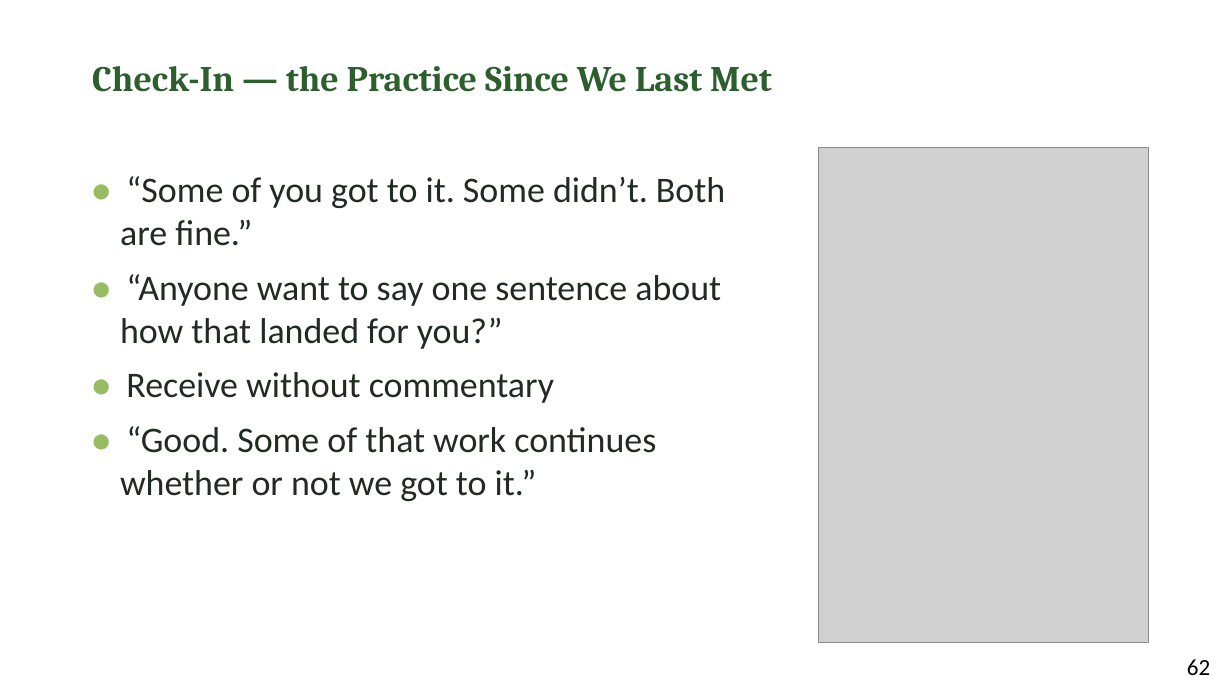
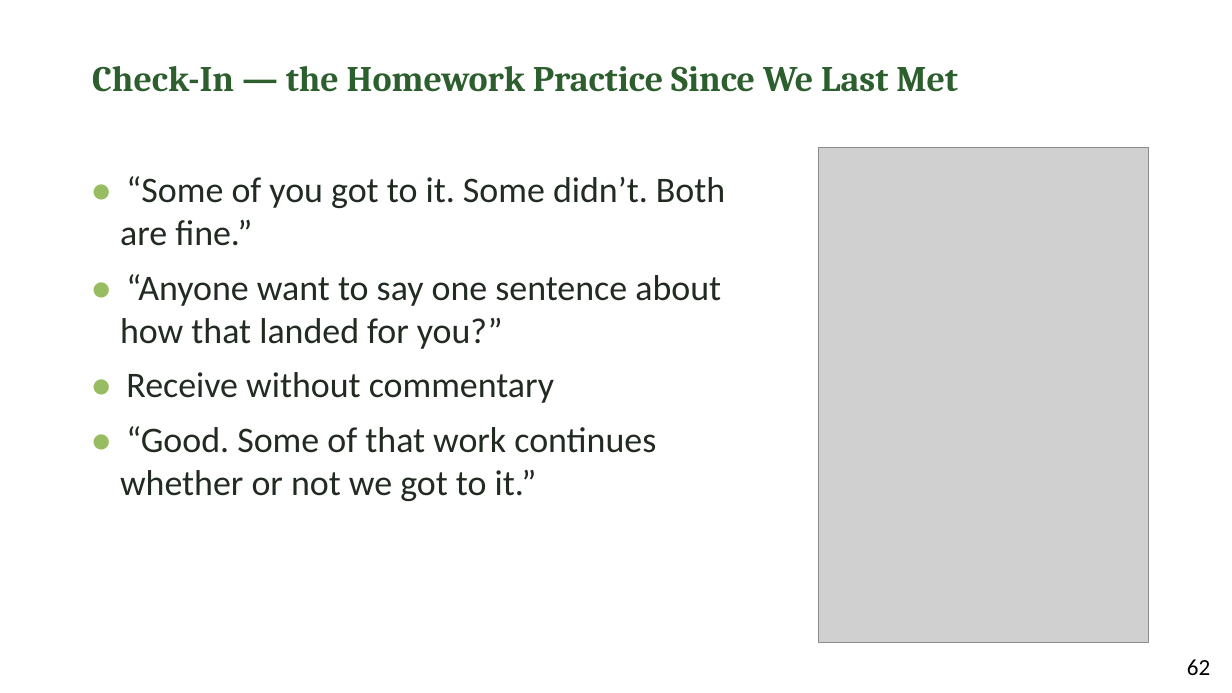
Before and after one commit to jgtittle-ministries/fellowship-of-the-heart-pilot-at-cca-dev, a slide deck: slide 6 of _implementation-notes/evening-series/FotH Evening Session 5 Slides DRAFT v1.pptx (slide 5 before the commit). Drawn at 1232x693 pixels with LibreOffice and Linux fonts; fonts in the diff are those of the drawing; grey boxes stand for pictures. Boxes give left, top, right and bottom in pixels: in the first picture for what was removed or moved away, otherwise in the second. Text is boxed around its words. In the diff, an @@ line names an element or a change of style, - is before the commit and + after.

```diff
--- a/_implementation-notes/evening-series/FotH Evening Session 5 Slides DRAFT v1.pptx
+++ b/_implementation-notes/evening-series/FotH Evening Session 5 Slides DRAFT v1.pptx
@@ text at (92,66,958,92): text changed @@
-Check-In — the Practice Since We Last Met
+Check-In — the Homework Practice Since We Last Met
```
Also in this commit, not shown: 3 other slides changed, 1 slide added, 6 other files.
